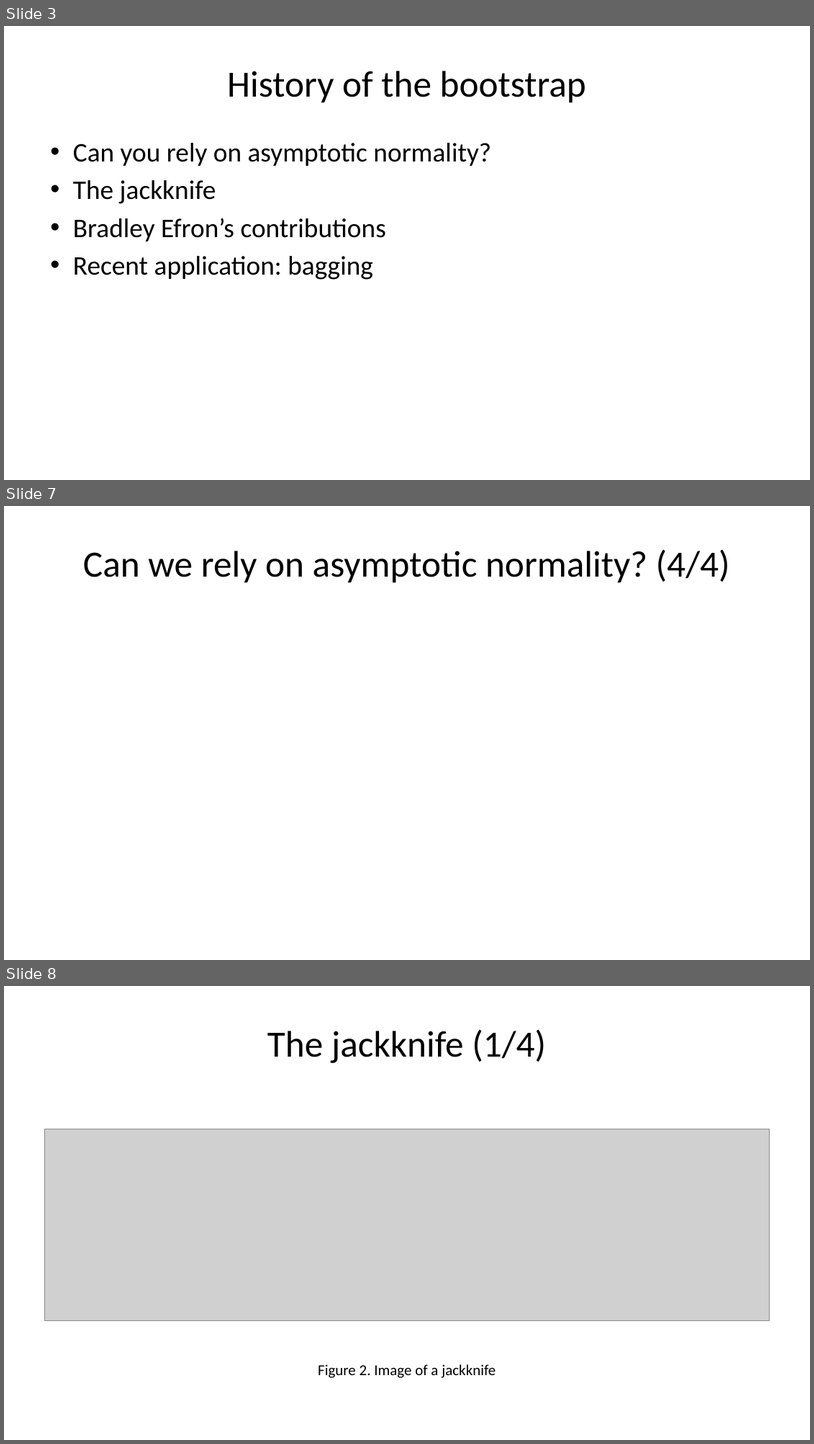
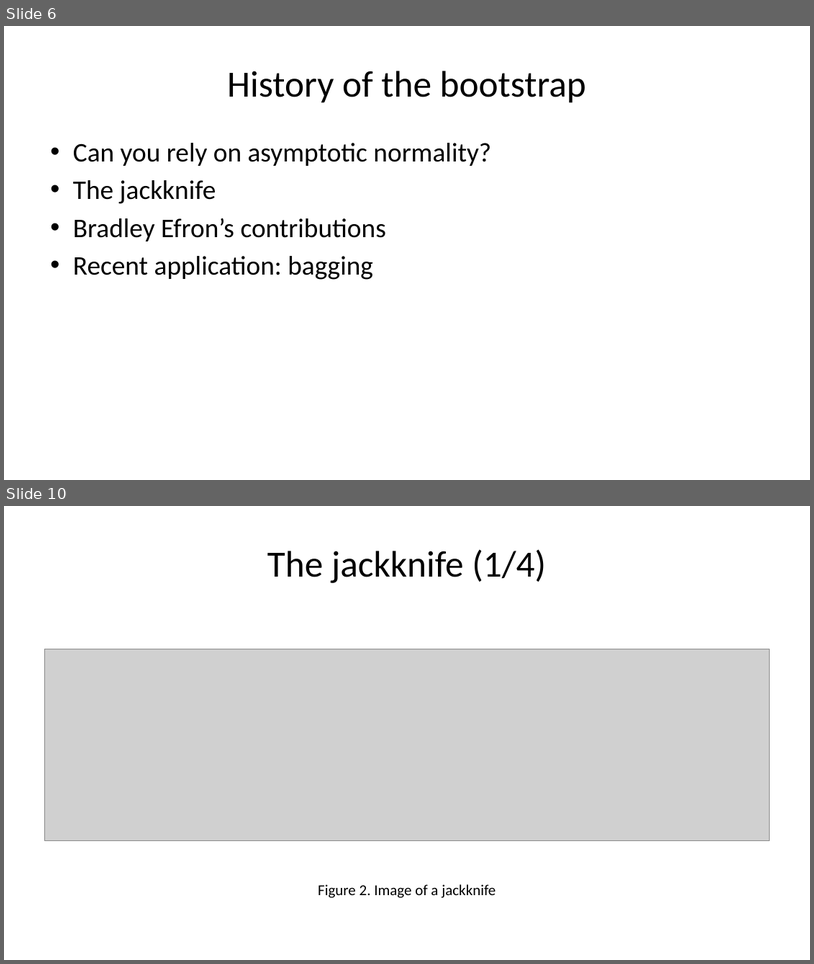
Before and after one commit to pmean/papers-and-presentations, a slide deck: bootstrap/src/bootstrap-slides.pptx. Shown one above the other, each under a label of ours: slides 3, 7 and 8 before the commit, slides 6 and 10 after it; the slides between them are not shown. The pictures are 814x1444 and 814x964 pixels, drawn with LibreOffice and Linux fonts; fonts in the diff are those of the drawing; grey boxes stand for pictures. Boxes give left, top, right and bottom in pixels: in the first picture for what was removed or moved away, otherwise in the second. Text is boxed around its words. In the diff, an @@ line names an element or a change of style, - is before the commit and + after.

```diff
--- a/bootstrap/src/bootstrap-slides.pptx
+++ b/bootstrap/src/bootstrap-slides.pptx
@@ slide 7 removed at (4, 506, 810, 960), background #FFFFFF @@
@@ title removed at (83, 549, 730, 583) @@
-Can we rely on asymptotic normality? (4/4)
@@ what was slide 3 is now slide 6 @@
@@ what was slide 8 is now slide 10 @@
```
Also in this commit, not shown: 5 slides changed, 5 slides added, 3 other files.
